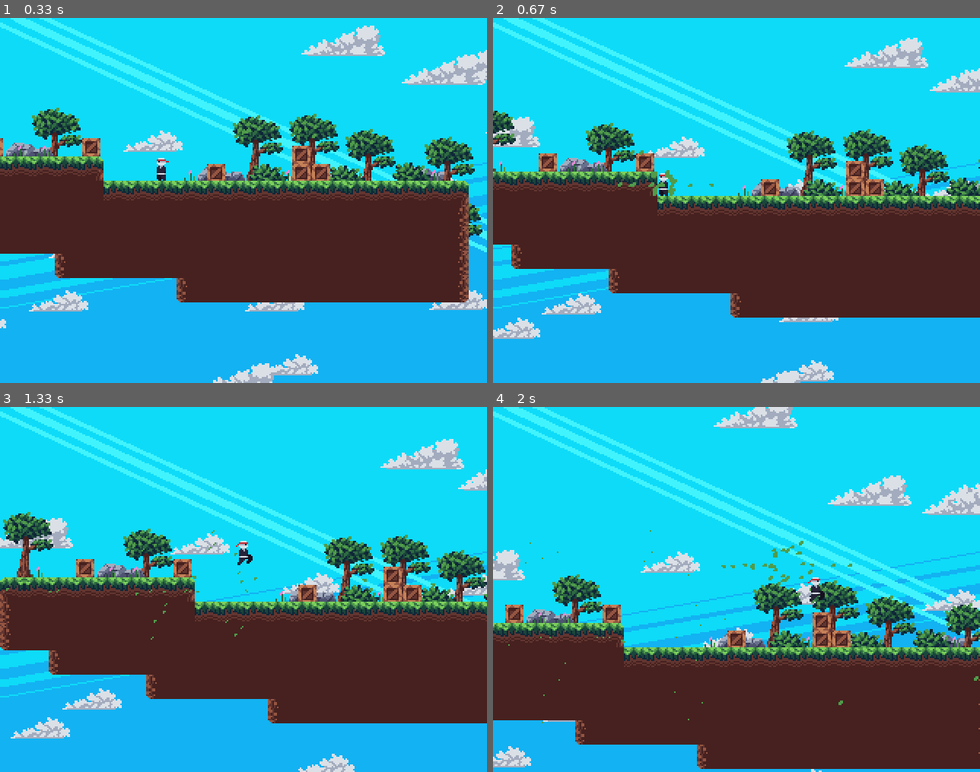
Above: before the commit, frames 1-4 (two rows, left to right).
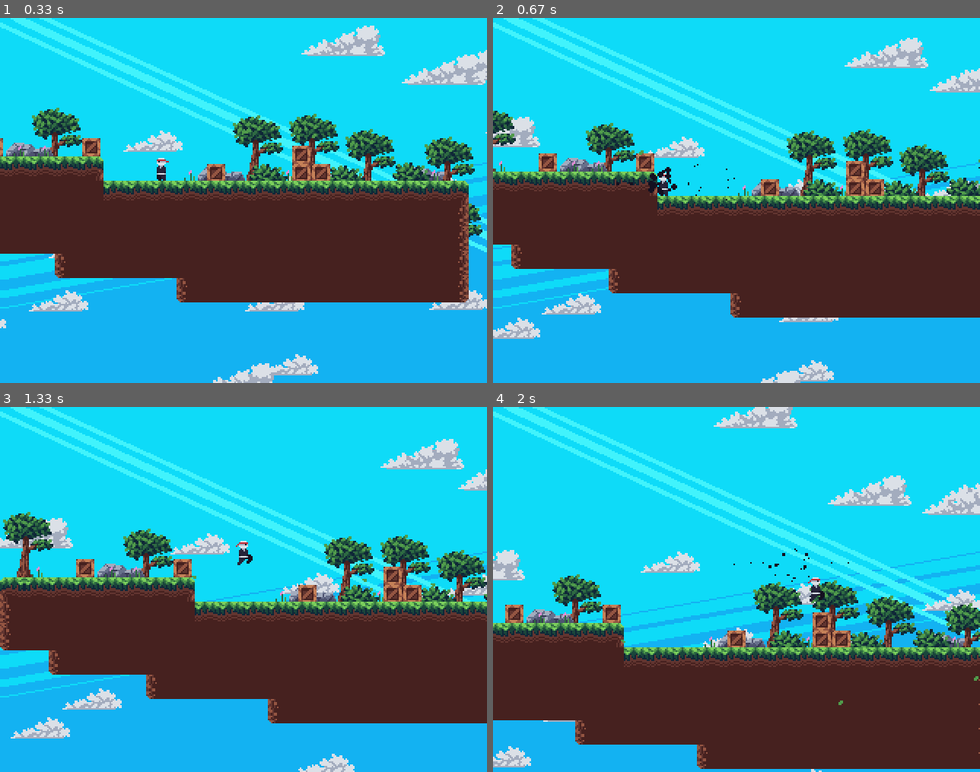
Above: after the commit, the same moments.

Repository: littleJoee/pygame-tutorial
Game: pygame game, started from game.py
Same seed, same stepped clock (60 frames per second), same inputs: the game is played once before the commit and once after it.
Inputs:
- Up to frame 1 (0.33 s): no input
- Up to frame 2 (0.67 s): tap X at 0.33 s
- Up to frame 3 (1.33 s): hold Right 0.67-1.13 s; tap X at 0.73, 1.03, 1.23 s; hold Up from 1.17 s (still down)
- Up to frame 4 (2 s): release Up at 1.47 s; hold Right 1.5-1.97 s; tap X at 1.57, 1.87 s

Frame 1 is identical in both runs. In frame 2, 0.3% of the frame differs, in the area x 25-50%, y 40-50%; in frame 3, less than 0.1%; in frame 4, 0.3%.

Commit message:
dash attack and particles

Diff:
--- a/game.py
+++ b/game.py
@@ -36,7 +36,7 @@
             'player/slide': Animation(load_images('entities/player/slide')),
             'player/wall_slide': Animation(load_images('entities/player/wall_slide')),
             'particles/leaf': Animation(load_images('particles/leaf'), img_dur=20, loop=False),
-            'particles/particle': Animation(load_images('particles/leaf'), img_dur=6, loop=False)
+            'particles/particle': Animation(load_images('particles/particle'), img_dur=6, loop=False)
 
         }
 
--- a/scripts/entity.py
+++ b/scripts/entity.py
@@ -109,22 +109,25 @@
             else:
                 self.set_action('idle')
 
+        if abs(self.dashing) in {60, 50}:
+            for i in range(20): # burst
+                speed = random.random() * 0.5 + 0.5 # [4:00:08] for explaination for pvelocity, angle and speed
+                angle = random.random() * math.pi * 2 # if you want te particle to be shaped like a circle [4:05:00]
+                pvelocity = [math.cos(angle) * speed, math.sin(angle) * speed]
+                self.game.particles.append(Particle(self.game, 'particle', self.rect().center, velocity=pvelocity, frame=random.randint(0, 7)))
+
         if self.dashing > 0:
             self.dashing = max(0, self.dashing - 1)
         if self.dashing < 0:
             self.dashing = min(0, self.dashing + 1) # [3:54:02]
+
         if abs(self.dashing) > 50:
             self.velocity[0] = abs(self.dashing) / self.dashing * 8
             if abs(self.dashing) == 51:
                 self.velocity[0] *= 0.1
             pvelocity = [abs(self.dashing) / self.dashing * random.random() * 3, 0]
             self.game.particles.append(Particle(self.game, 'particle', self.rect().center, velocity=pvelocity, frame=random.randint(0, 7)))
-        if abs(self.dashing) in {60, 50}:
-            for i in range(20): # burst
-                speed = random.random() * 0.5 + 0.5 # [4:00:08] for explaination for pvelocity, angle and speed
-                angle = random.random() * math.pi * 2 # if you want te particle to be shaped like a circle [4:05:00]
-                pvelocity = [math.cos(angle) * speed, math.sin(angle) * speed]
-                self.game.particles.append(Particle(self.game, 'particle', self.rect().center, velocity=pvelocity, frame=random.randint(0, 7)))
+
 
         if self.velocity[0] > 0:
             self.velocity[0] = max(self.velocity[0] - 0.1, 0)
